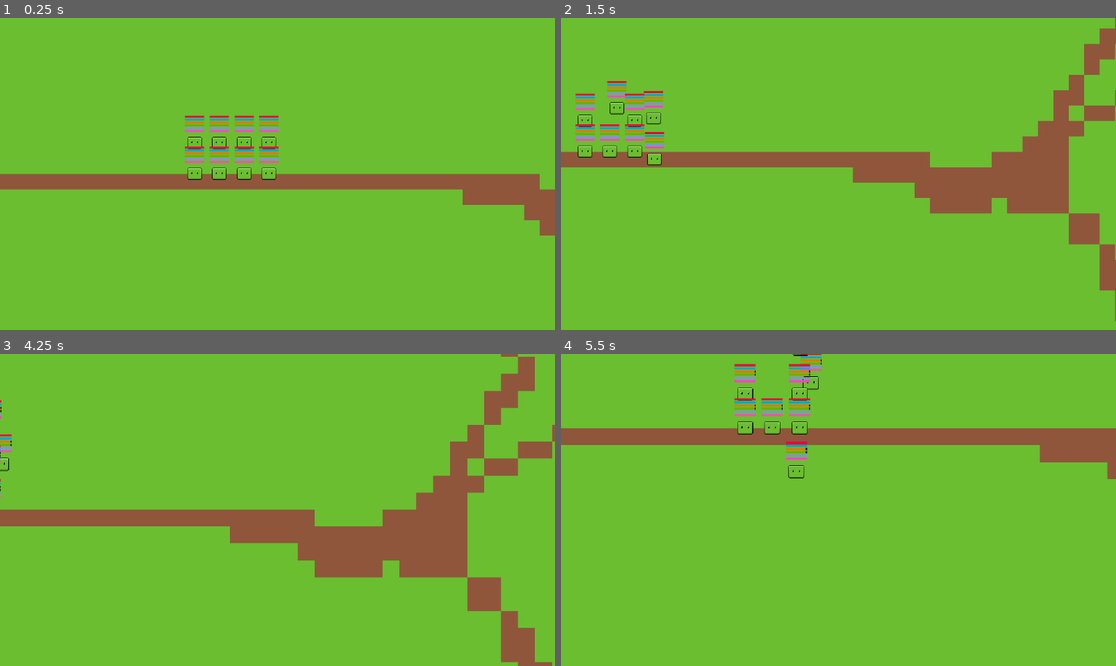
Above: before the commit, frames 1-4 (two rows, left to right).
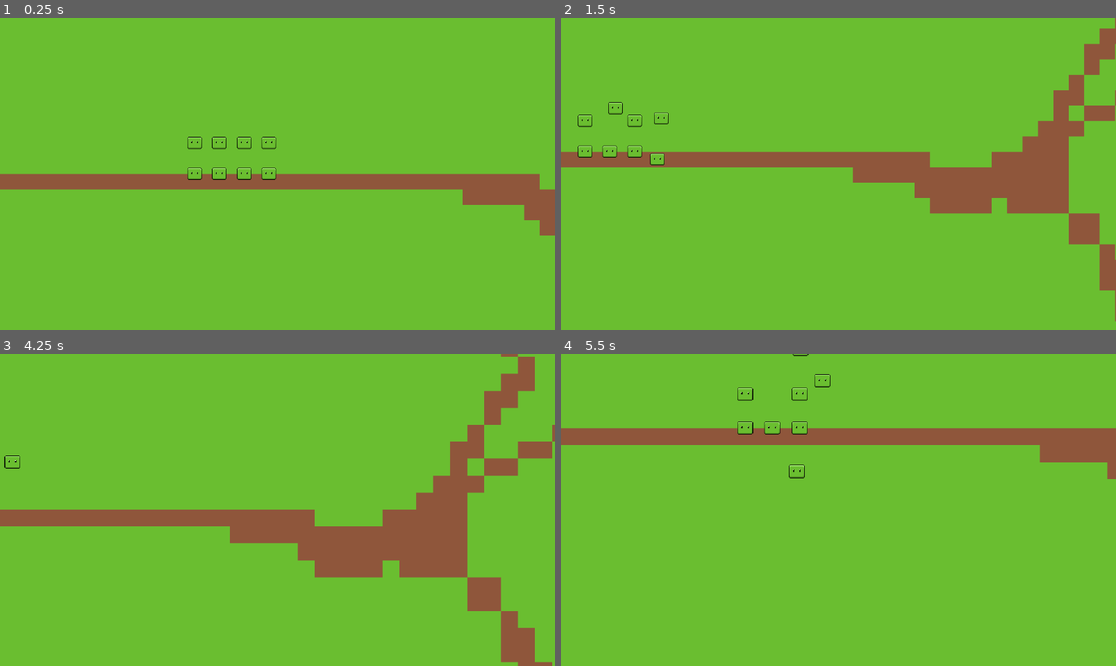
Above: after the commit, the same moments.

Repository: marcelkny/Godot-Wildlife-Sim
Game: Godot game, scene res://scenes/level/main.tscn
The game is run twice, just before and just after one commit, with the same random seed, the same clock (stepped at 60 frames per second) and the same inputs.
Inputs (mouse positions are in pixels of both pictures, inside the frame that each line leads up to):
- Up to frame 1 (0.25 s): no input
- Up to frame 2 (1.5 s): tap Enter at 0.5 s; move the mouse to (960, 158) at 0.52 s; hold Right (ui_right) 0.53-1.28 s; tap Q at 0.6 s; click (960, 158) at 0.67 s; move the mouse to (727, 189) at 1.27 s; hold Down (ui_down) from 1.28 s (still down); tap E at 1.35 s
- Up to frame 3 (4.25 s): move the mouse to (333, 441) at 2.02 s; release Down (ui_down) at 2.03 s; hold Right (ui_right) 2.03-2.78 s; tap Q at 2.1, 3.6 s; move the mouse to (249, 572) at 2.77 s; hold Up (ui_up) 2.78-3.53 s; tap E at 2.85 s; click (249, 572) at 2.92 s; move the mouse to (444, 556) at 3.52 s; hold Left (ui_left) from 3.53 s (still down)
- Up to frame 4 (5.5 s): move the mouse to (672, 463) at 4.27 s; tap E at 4.35 s; move the mouse to (866, 510) at 5.02 s; release Left (ui_left) at 5.03 s; hold Down (ui_down) from 5.03 s (still down); tap Q at 5.1 s; click (866, 510) at 5.17 s

The runs differ from the first frame. In frame 1, 1.2% of the frame differs, in the area x 33-51%, y 31-47%; in frame 2, 1.3%; in frame 3, 0.2%; in frame 4, 1.4%, in the area x 31-49%, y 0-40%.

Commit message:
added a few settings for refinement + collision detection for npcs

Diff:
--- a/monstersim/project.godot
+++ b/monstersim/project.godot
@@ -19,6 +19,10 @@
 
 TimeManager="*res://scripts/global/managers/time_manager/TimeManager.tscn"
 
+[global_group]
+
+npcs=""
+
 [rendering]
 
 textures/canvas_textures/default_texture_filter=0
--- a/monstersim/scenes/assets/creatures/creature001/creature_001.gd
+++ b/monstersim/scenes/assets/creatures/creature001/creature_001.gd
@@ -29,6 +29,7 @@
 @onready var nav = $NavigationAgent2D
 @onready var nav_map = nav.get_navigation_map() # Store this once if the map doesn't change
 @onready var raycast_front = $senses/vision/RayCast2DFront
+@onready var collision_shape = $CollisionShape2D
 
 @onready var behavior_timer = $"timers/BehaviorChangeTimer"
 
@@ -106,6 +107,11 @@
 			_on_navigation_agent_2d_velocity_computed(velocity)
 
 		move_and_slide()
+		for i in get_slide_collision_count():
+			var collision = get_slide_collision(i)
+			if collision.get_collider().is_in_group("npcs"):
+				print("Collided with another NPC: ", collision.get_collider())
+
 		current_direction = get_cardinal_direction(direction)
 	#print("Moving: ", current_direction)
 
--- a/monstersim/scenes/assets/creatures/creature001/creature_001.tscn
+++ b/monstersim/scenes/assets/creatures/creature001/creature_001.tscn
@@ -93,7 +93,7 @@
 [sub_resource type="StyleBoxFlat" id="StyleBoxFlat_vtki1"]
 bg_color = Color(1, 0.273101, 0.750435, 1)
 
-[node name="Monster001" type="CharacterBody2D"]
+[node name="Monster001" type="CharacterBody2D" groups=["npcs"]]
 script = ExtResource("1_1gv3r")
 
 [node name="AnimatedSprite2D" type="AnimatedSprite2D" parent="."]
@@ -106,6 +106,7 @@
 shape = SubResource("RectangleShape2D_rjhew")
 
 [node name="UI-Elements" type="Node2D" parent="."]
+visible = false
 
 [node name="Control" type="Control" parent="UI-Elements"]
 layout_mode = 3
@@ -192,8 +193,10 @@
 
 [node name="NavigationAgent2D" type="NavigationAgent2D" parent="."]
 avoidance_enabled = true
-radius = 15.0
+radius = 25.0
 neighbor_distance = 200.0
+max_neighbors = 20
+time_horizon_agents = 2.0
 
 [connection signal="timeout" from="timers/BehaviorChangeTimer" to="." method="_on_behavior_change_timer_timeout"]
 [connection signal="velocity_computed" from="NavigationAgent2D" to="." method="_on_navigation_agent_2d_velocity_computed"]
